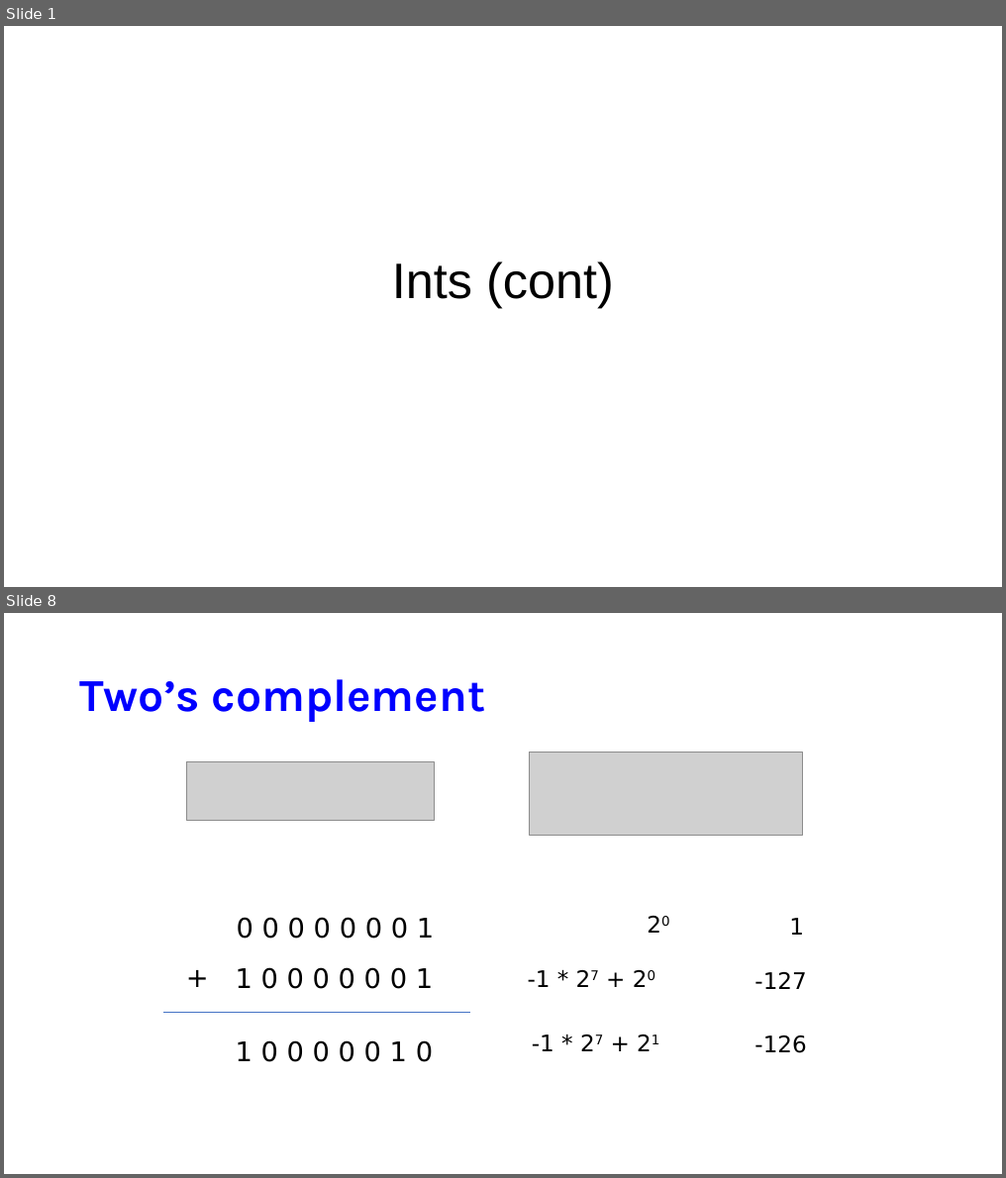
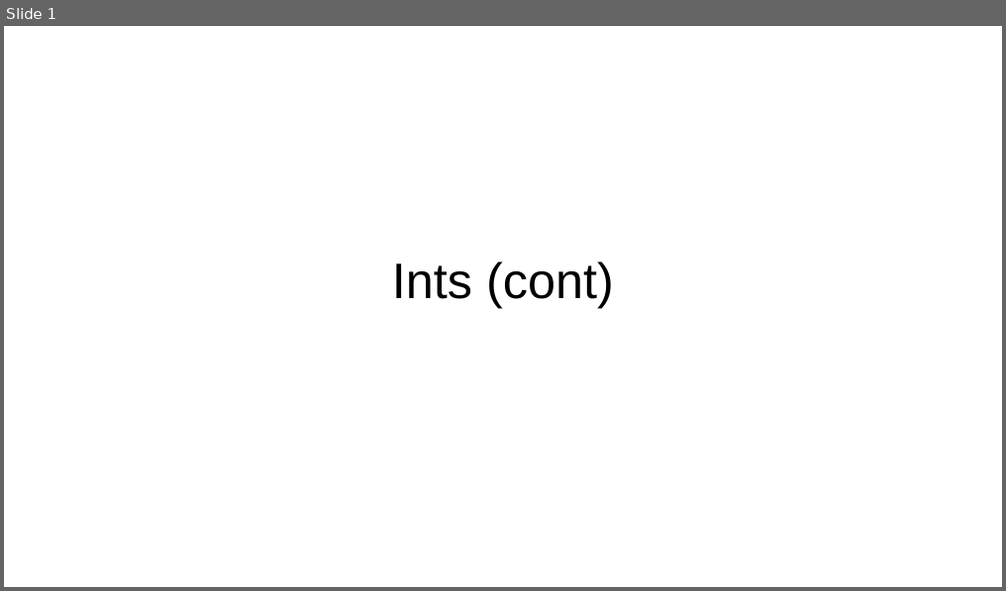
Before and after one commit to NYU-CSO/nyu-cso.github.io, a slide deck: notes/02-bits_bytes_int_cont.pptx. Shown one above the other, each under a label of ours: slides 1 and 8 before the commit, slide 1 after it; the slides between them are not shown. The pictures are 1006x1178 and 1006x591 pixels, drawn with LibreOffice and Linux fonts; fonts in the diff are those of the drawing; grey boxes stand for pictures. Boxes give left, top, right and bottom in pixels: in the first picture for what was removed or moved away, otherwise in the second. Text is boxed around its words. In the diff, an @@ line names an element or a change of style, - is before the commit and + after.

```diff
--- a/notes/02-bits_bytes_int_cont.pptx
+++ b/notes/02-bits_bytes_int_cont.pptx
@@ slide 8 removed at <box>4,613,1002,1174</box>, background #FFFFFF @@
@@ title removed at <box>80,679,485,722</box> @@
-Two’s complement
@@ picture removed at <box>530,753,803,835</box> @@
@@ picture removed at <box>186,761,434,820</box> @@
@@ text removed at <box>640,907,709,943</box> @@
-20
@@ text removed at <box>237,917,434,939</box> @@
-0 0 0 0 0 0 0 1
@@ text removed at <box>789,918,804,935</box> @@
-1
@@ text removed at <box>178,958,216,998</box> @@
-+
@@ text removed at <box>236,967,433,989</box> @@
-1 0 0 0 0 0 0 1
@@ text removed at <box>528,970,550,987</box> @@
--1 * 27 + 20
@@ text removed at <box>754,972,806,989</box> @@
--127
@@ line removed from (163, 1013) to (470, 1013) @@
@@ text removed at <box>236,1041,433,1062</box> @@
-1 0 0 0 0 0 1 0
@@ text removed at <box>532,1035,554,1052</box> @@
--1 * 27 + 21
@@ text removed at <box>754,1036,806,1054</box> @@
--126
```
Also in this commit, not shown: 16 slides changed, 5 slides added, 22 other slides removed, 1 other file.
